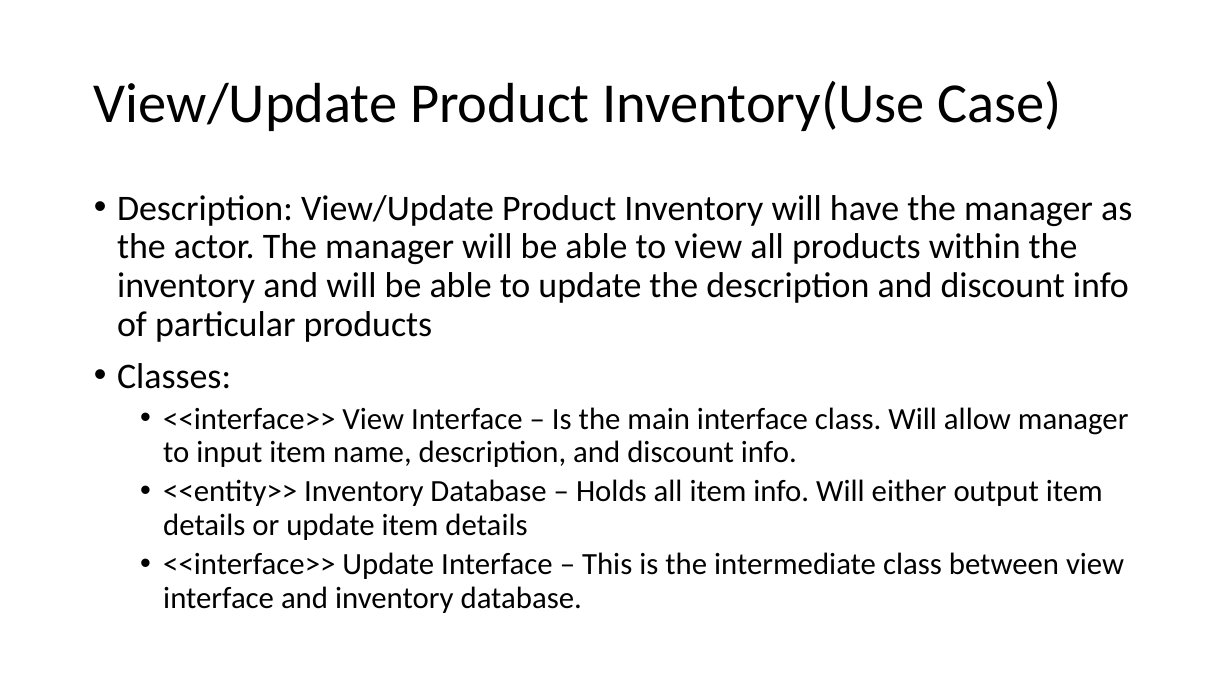
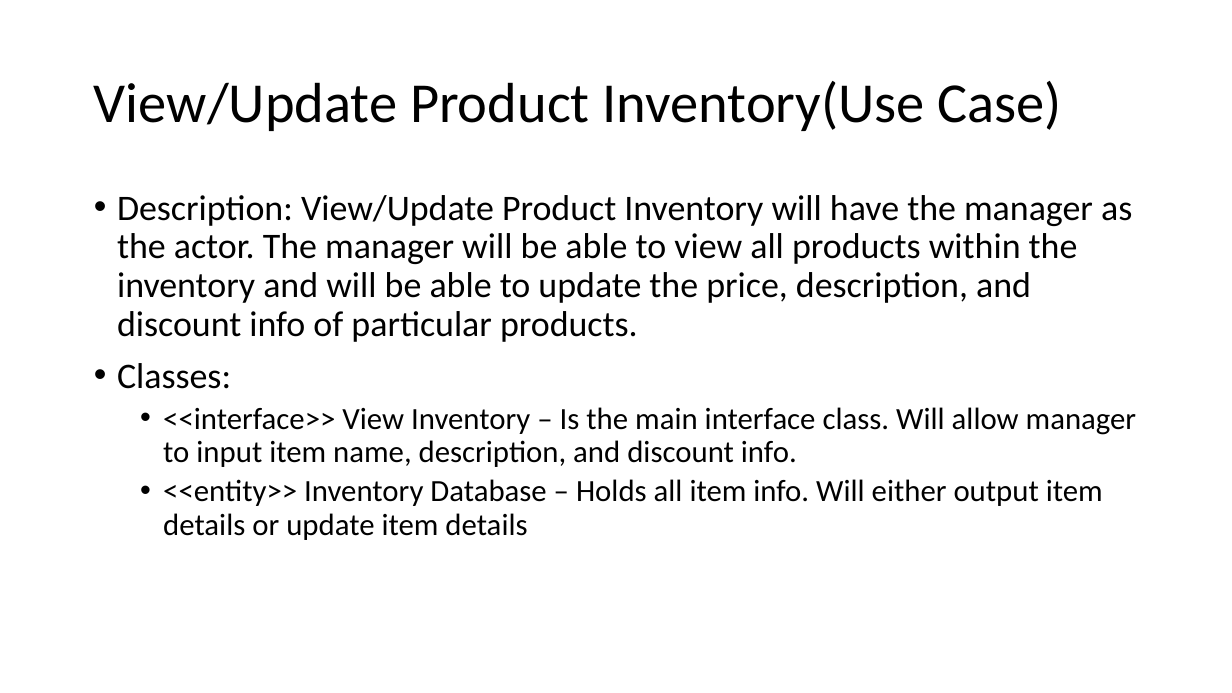
Before and after one commit to Mattjordan29/404ProjectNotFound, a slide deck: slide 18 of Automated Supermarket Checkout System (AutoScouts).pptx. Drawn at 1232x693 pixels with LibreOffice and Linux fonts; fonts in the diff are those of the drawing. Boxes give left, top, right and bottom in pixels: in the first picture for what was removed or moved away, otherwise in the second. Text is boxed around its words. In the diff, an @@ line names an element or a change of style, - is before the commit and + after.

```diff
--- a/Automated Supermarket Checkout System (AutoScouts).pptx
+++ b/Automated Supermarket Checkout System (AutoScouts).pptx
@@ text at (117, 195, 1132, 342): text changed @@
-• Description: View/Update Product Inventory will have the manager as the actor. The manager will be able to view all products within the inventory and will be able to update the description and discount info of particular products
+• Description: View/Update Product Inventory will have the manager as the actor. The manager will be able to view all products within the inventory and will be able to update the price, description, and discount info of particular products.
@@ text at (163, 407, 1137, 467): text changed @@
-  • <<interface>> View Interface – Is the main interface class. Will allow manager to input item name, description, and discount info.
+  • <<interface>> View Inventory – Is the main interface class. Will allow manager to input item name, description, and discount info.
@@ text at (163, 552, 1124, 613): paragraph removed @@
-  • <<interface>> Update Interface – This is the intermediate class between view interface and inventory database.
```
Also in this commit, not shown: 7 other slides changed.
